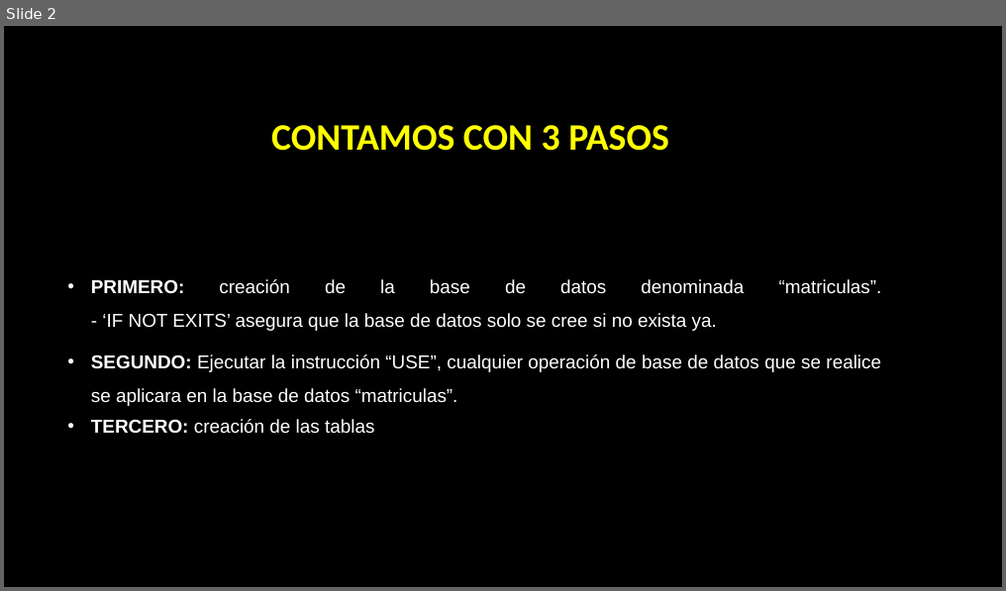
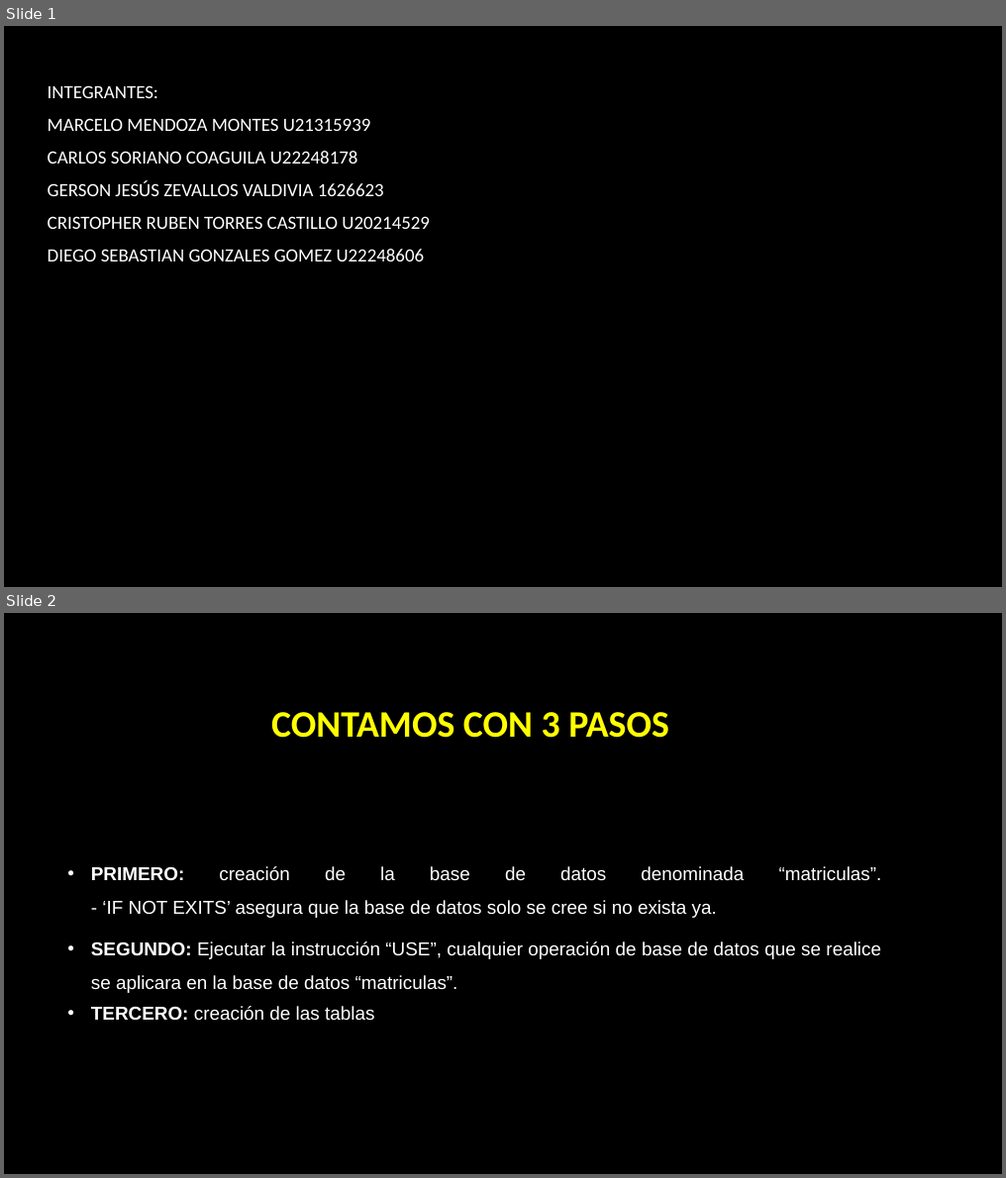
Before and after one commit to estrosebas/bases-de-datos, a slide deck: Base dedatos final/Presentacion.pptm. Shown one above the other, each under a label of ours: slide 2 before the commit, slides 1 and 2 after it. The pictures are 1006x591 and 1006x1178 pixels, drawn with LibreOffice and Linux fonts; fonts in the diff are those of the drawing; background and template pictures are left out. Boxes give left, top, right and bottom in pixels: in the first picture for what was removed or moved away, otherwise in the second. Text is boxed around its words. In the diff, an @@ line names an element or a change of style, - is before the commit and + after.

```diff
--- a/Base dedatos final/Presentacion.pptm
+++ b/Base dedatos final/Presentacion.pptm
@@ slide 1 added at <box>4,26,1002,587</box>, background picture (left out) @@
@@ subtitle added at <box>48,85,430,262</box>, 18 pt, text #FFFFFF @@
+INTEGRANTES:
+MARCELO MENDOZA MONTES U21315939
+CARLOS SORIANO COAGUILA U22248178
+GERSON JESÚS ZEVALLOS VALDIVIA 1626623
+CRISTOPHER RUBEN TORRES CASTILLO U20214529
+DIEGO SEBASTIAN GONZALES GOMEZ U22248606
```
Also in this commit, not shown: 1 slide removed, 1 other file.
